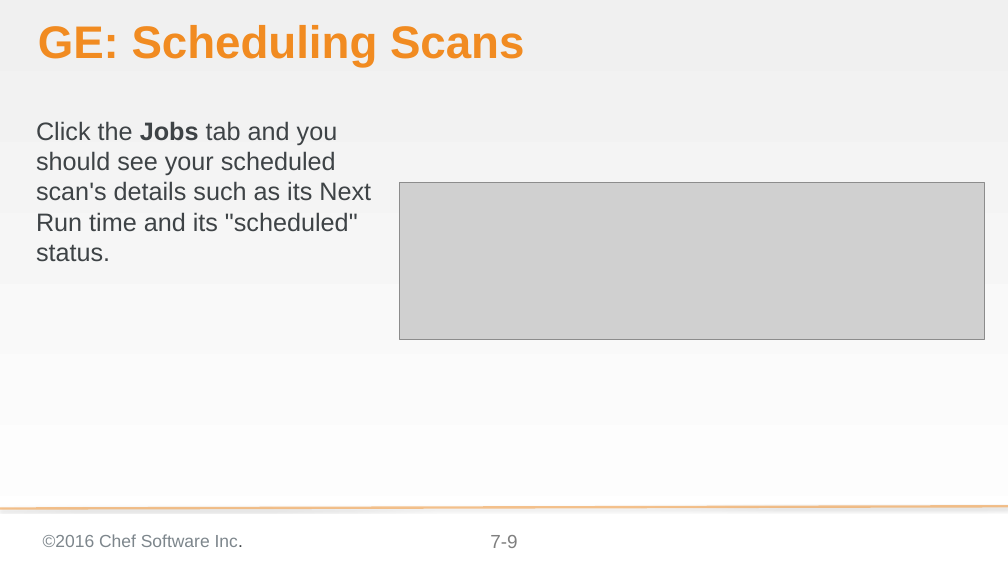
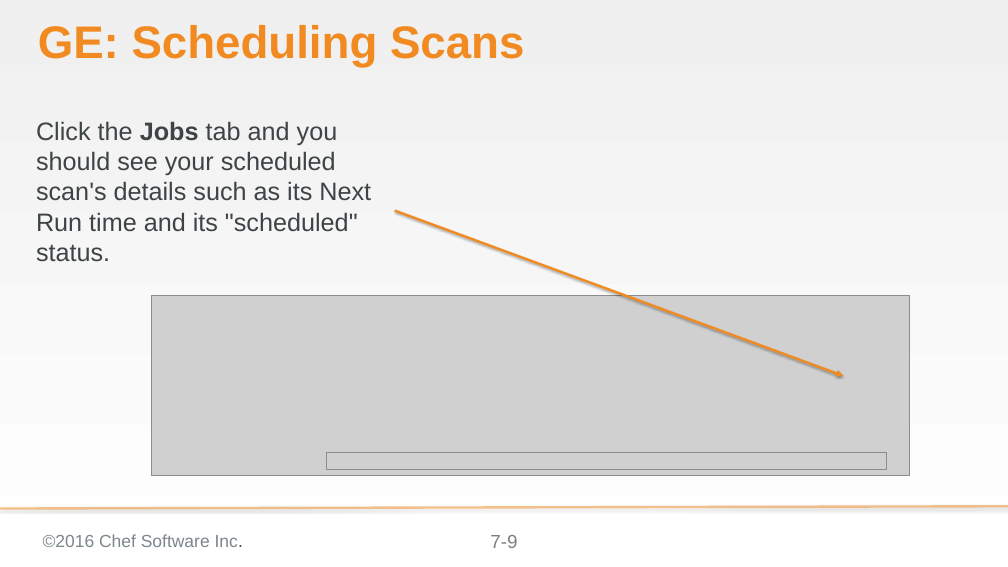
Before and after one commit to bchamby/chef-compliance-installation-configuration-operation, a slide deck: slide 9 of 07-scheduling-scans-reports.pptx. Drawn at 1008x567 pixels with LibreOffice and Linux fonts; fonts in the diff are those of the drawing; grey boxes stand for pictures; background and template pictures are left out. Boxes give left, top, right and bottom in pixels: in the first picture for what was removed or moved away, otherwise in the second. Text is boxed around its words. In the diff, an @@ line names an element or a change of style, - is before the commit and + after.

Commit message:
07-scheduling-scans-reports replaced a number of screnshots with more accurate screenshots

```diff
--- a/07-scheduling-scans-reports.pptx
+++ b/07-scheduling-scans-reports.pptx
@@ picture removed at <box>399,183,984,340</box> @@
@@ arrow added from (395, 210) to (844, 376), #F18B21 3 pt @@
@@ picture added at <box>151,295,909,475</box> @@
@@ picture added at <box>326,452,886,469</box> @@
```
Also in this commit, not shown: 4 other slides changed.
